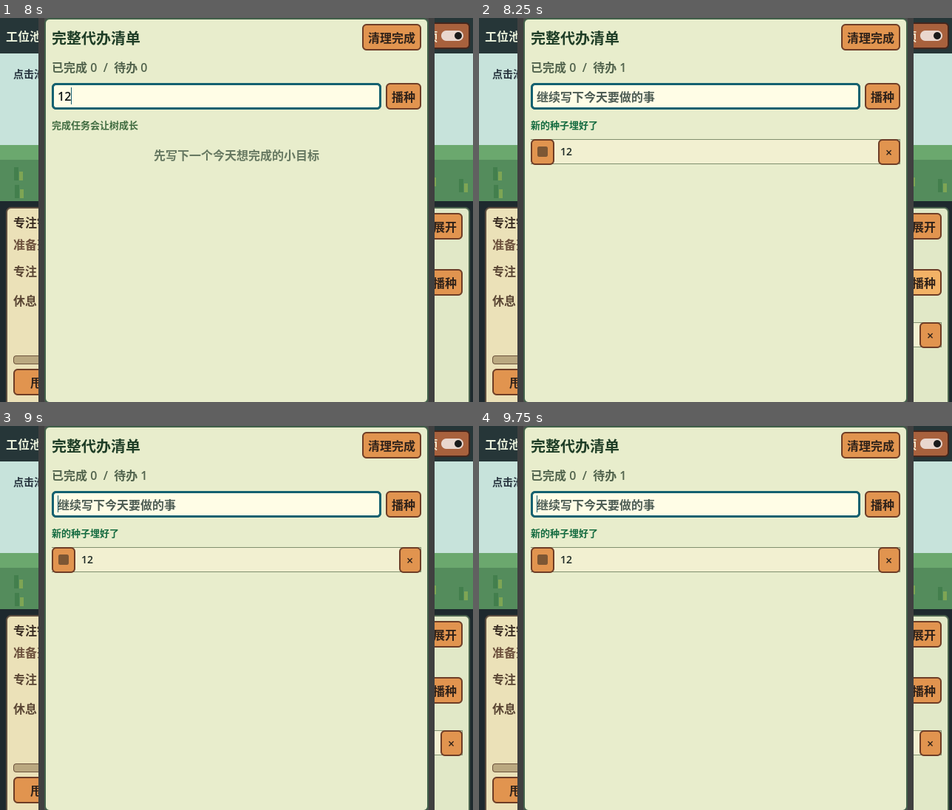
Above: before the commit, frames 1-4 (two rows, left to right).
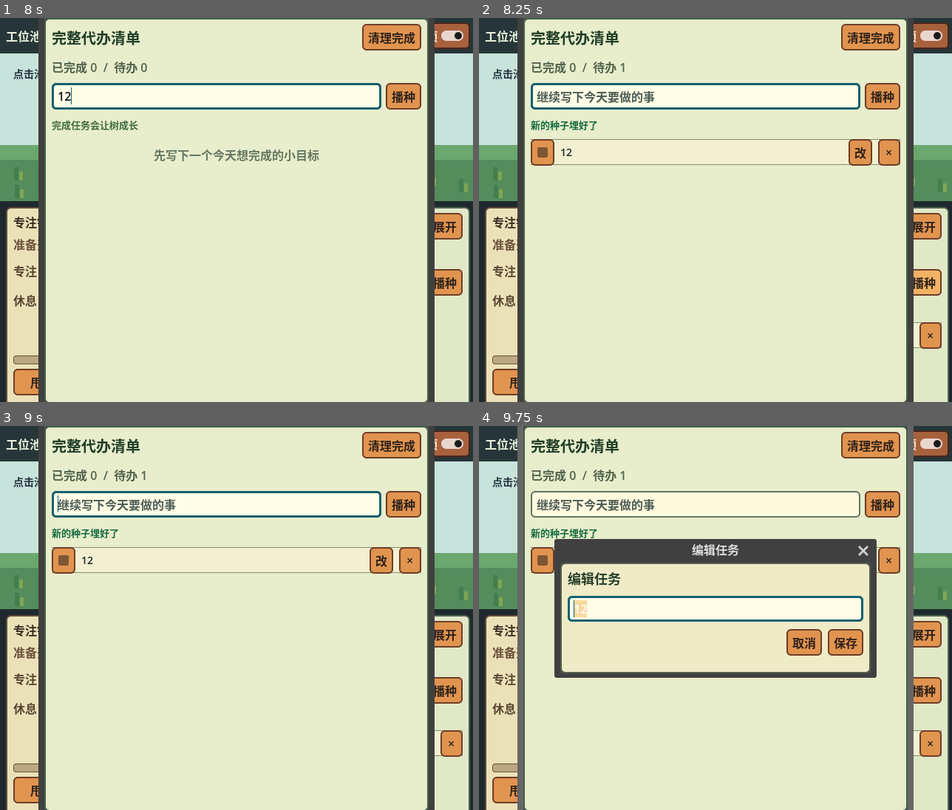
Above: after the commit, the same moments.

Repository: Mr-Salticidae/desk-pond
Game: Godot game, scene res://scenes/Main.tscn
Same seed, same stepped clock (60 frames per second), same inputs: the game is played once before the commit and once after it.
Inputs (mouse positions are in pixels of both pictures, inside the frame that each line leads up to):
- Up to frame 1 (8 s): click (307, 282) at 0.52 s; type "12" at 0.6 s; click "图鉴" at 1.25 s; click "?" at 2 s; click "置顶" at 2.75 s; click "甩杆" at 3.5 s; click "暂停" at 4.25 s; click "继续" at 5 s; click "重置" at 5.75 s; click "展开" at 6.5 s; click (217, 94) at 7.27 s; type "12" at 7.35 s
- Up to frame 2 (8.25 s): click "播种" at 8 s
- Up to frame 3 (9 s): click (420, 744) at 8.75 s, where only the run after the commit has a clickable "改"
- Up to frame 4 (9.75 s): click (862, 560) at 9.5 s, where only the run after the commit has a clickable "改"

Frame 1 is identical in both runs. In frame 2, 0.7% of the frame differs, in the area x 10-98%, y 31-87%; in frame 3, 0.7%; in frame 4, 15%, in the area x 8-98%, y 0-100%.

Commit message:
Add task editing flow

Diff:
--- a/scripts/task_item.gd
+++ b/scripts/task_item.gd
@@ -2,11 +2,13 @@
 class_name TaskItem
 
 signal toggled(task_id: String, done: bool)
+signal edit_requested(task_id: String, current_title: String)
 signal delete_requested(task_id: String)
 
 var task_id := ""
 var checkbox: CheckBox
 var title_label: Label
+var task_title := ""
 var is_done := false
 
 func setup(task: Dictionary) -> void:
@@ -14,6 +16,7 @@
 	add_theme_constant_override("separation", 8)
 	alignment = BoxContainer.ALIGNMENT_CENTER
 	task_id = String(task.get("id", ""))
+	task_title = String(task.get("title", ""))
 	is_done = bool(task.get("done", false))
 	checkbox = CheckBox.new()
 	checkbox.button_pressed = is_done
@@ -22,7 +25,7 @@
 	add_child(checkbox)
 
 	title_label = Label.new()
-	title_label.text = String(task.get("title", ""))
+	title_label.text = task_title
 	title_label.size_flags_horizontal = Control.SIZE_EXPAND_FILL
 	title_label.clip_text = true
 	title_label.add_theme_font_size_override("font_size", 14)
@@ -31,6 +34,13 @@
 	if is_done:
 		title_label.add_theme_color_override("font_color", Color(0.42, 0.50, 0.40))
 	add_child(title_label)
+
+	var edit_button := Button.new()
+	edit_button.text = "改"
+	edit_button.tooltip_text = "编辑任务"
+	edit_button.custom_minimum_size = Vector2(30, 26)
+	edit_button.pressed.connect(func(): edit_requested.emit(task_id, task_title))
+	add_child(edit_button)
 
 	var delete_button := Button.new()
 	delete_button.text = "×"
--- a/scripts/task_manager.gd
+++ b/scripts/task_manager.gd
@@ -17,6 +17,9 @@
 var full_task_list: VBoxContainer
 var full_progress_label: Label
 var full_feedback_label: Label
+var edit_window: Window
+var edit_input: LineEdit
+var editing_task_id := ""
 var tasks_completed_today := 0
 
 func _ready() -> void:
@@ -67,6 +70,21 @@
 	_render_tasks()
 	_show_feedback("任务已移除")
 	task_deleted.emit(task_id)
+	tasks_changed.emit(get_tasks())
+
+func update_task_title(task_id: String, new_title: String) -> void:
+	var clean_title := new_title.strip_edges()
+	if clean_title == "":
+		_show_feedback("任务标题不能为空")
+		return
+	for i in range(tasks.size()):
+		var task: Dictionary = tasks[i]
+		if String(task.get("id", "")) == task_id:
+			task["title"] = clean_title
+			tasks[i] = task
+			break
+	_render_tasks()
+	_show_feedback("任务已更新")
 	tasks_changed.emit(get_tasks())
 
 func clear_completed_tasks() -> void:
@@ -167,6 +185,7 @@
 	scroll.add_child(task_list)
 
 	_build_full_task_window()
+	_build_edit_window()
 	_update_progress()
 
 func _render_tasks() -> void:
@@ -191,6 +210,7 @@
 	var item := TaskItem.new()
 	item.setup(task)
 	item.toggled.connect(toggle_task)
+	item.edit_requested.connect(_open_edit_window)
 	item.delete_requested.connect(delete_task)
 	return item
 
@@ -243,6 +263,68 @@
 	full_task_window.popup_centered()
 	if full_task_input:
 		full_task_input.grab_focus()
+
+func _open_edit_window(task_id: String, current_title: String) -> void:
+	if edit_window == null:
+		_build_edit_window()
+	editing_task_id = task_id
+	edit_input.text = current_title
+	edit_window.popup_centered()
+	edit_input.grab_focus()
+	edit_input.select_all()
+
+func _save_edit_window() -> void:
+	if editing_task_id == "":
+		return
+	update_task_title(editing_task_id, edit_input.text)
+	editing_task_id = ""
+	edit_window.hide()
+
+func _build_edit_window() -> void:
+	if edit_window != null:
+		return
+	edit_window = Window.new()
+	edit_window.title = "编辑任务"
+	edit_window.size = Vector2i(420, 150)
+	edit_window.visible = false
+	edit_window.close_requested.connect(edit_window.hide)
+	add_child(edit_window)
+
+	var panel := PanelContainer.new()
+	panel.set_anchors_and_offsets_preset(Control.PRESET_FULL_RECT)
+	panel.add_theme_stylebox_override("panel", _panel_style(Color(0.94, 0.92, 0.78), Color(0.32, 0.37, 0.30)))
+	edit_window.add_child(panel)
+
+	var root := VBoxContainer.new()
+	root.add_theme_constant_override("separation", 10)
+	panel.add_child(root)
+
+	var title := Label.new()
+	title.text = "编辑任务"
+	title.add_theme_font_size_override("font_size", 18)
+	title.add_theme_color_override("font_color", Color(0.14, 0.24, 0.16))
+	root.add_child(title)
+
+	edit_input = LineEdit.new()
+	edit_input.size_flags_horizontal = Control.SIZE_EXPAND_FILL
+	_apply_input_theme(edit_input)
+	edit_input.text_submitted.connect(func(_text: String): _save_edit_window())
+	root.add_child(edit_input)
+
+	var buttons := HBoxContainer.new()
+	buttons.alignment = BoxContainer.ALIGNMENT_END
+	buttons.add_theme_constant_override("separation", 8)
+	root.add_child(buttons)
+
+	var cancel_button := Button.new()
+	cancel_button.text = "取消"
+	cancel_button.pressed.connect(edit_window.hide)
+	buttons.add_child(cancel_button)
+
+	var save_button := Button.new()
+	save_button.text = "保存"
+	save_button.pressed.connect(_save_edit_window)
+	buttons.add_child(save_button)
 
 func _build_full_task_window() -> void:
 	if full_task_window != null:
